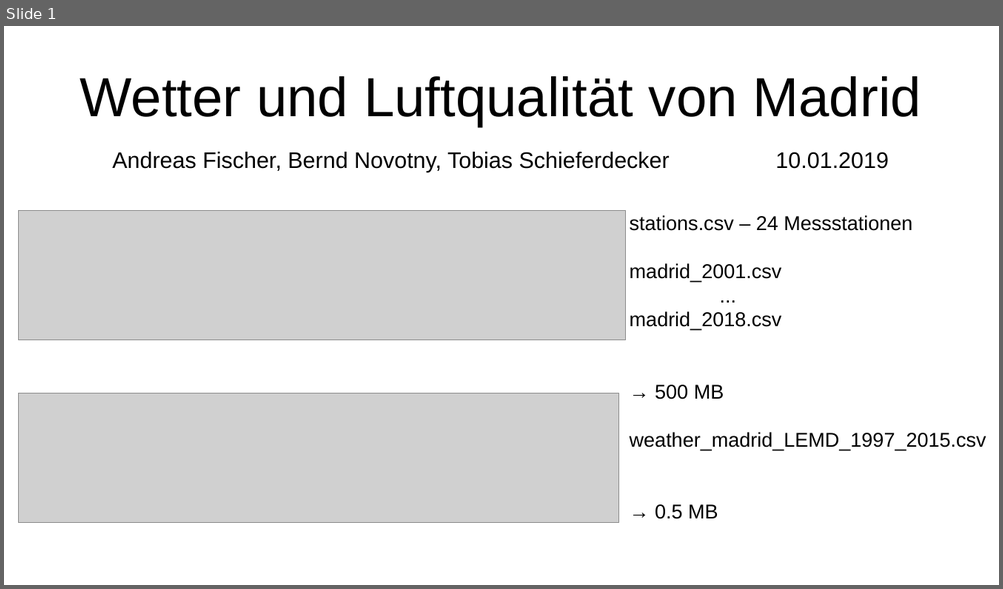
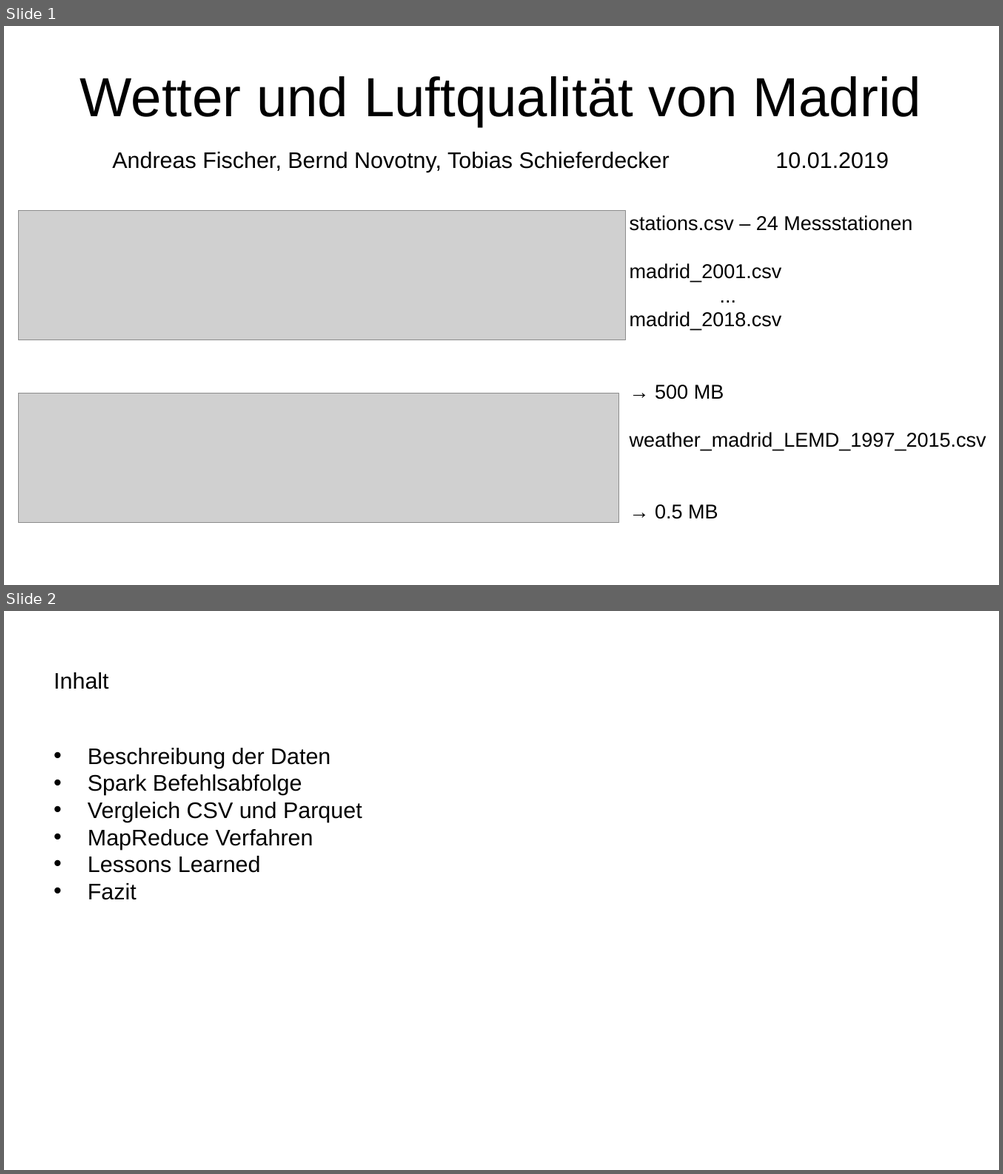
Before and after one commit to TSchiefer/IE_BigData_Project, a slide deck: IE_BigData_Madrid.pptx. Shown one above the other, each under a label of ours: slide 1 before the commit, slides 1 and 2 after it. The pictures are 1003x589 and 1003x1174 pixels, drawn with LibreOffice and Linux fonts; fonts in the diff are those of the drawing; grey boxes stand for pictures. Boxes give left, top, right and bottom in pixels: in the first picture for what was removed or moved away, otherwise in the second. Text is boxed around its words. In the diff, an @@ line names an element or a change of style, - is before the commit and + after.

Commit message:
Vorschlag Inhaltsverzeichnis eingefuegt.

```diff
--- a/IE_BigData_Madrid.pptx
+++ b/IE_BigData_Madrid.pptx
@@ slide 2 added at bbox=[4, 611, 999, 1170], background #FFFFFF @@
@@ title added at bbox=[54, 672, 108, 689], 18 pt, text #000000 @@
+Inhalt
@@ text added at bbox=[88, 748, 362, 900], 18 pt, text #000000 @@
+• Beschreibung der Daten
+• Spark Befehlsabfolge
+• Vergleich CSV und Parquet
+• MapReduce Verfahren
+• Lessons Learned
+• Fazit
```
Also in this commit, not shown: 1 slide changed.
